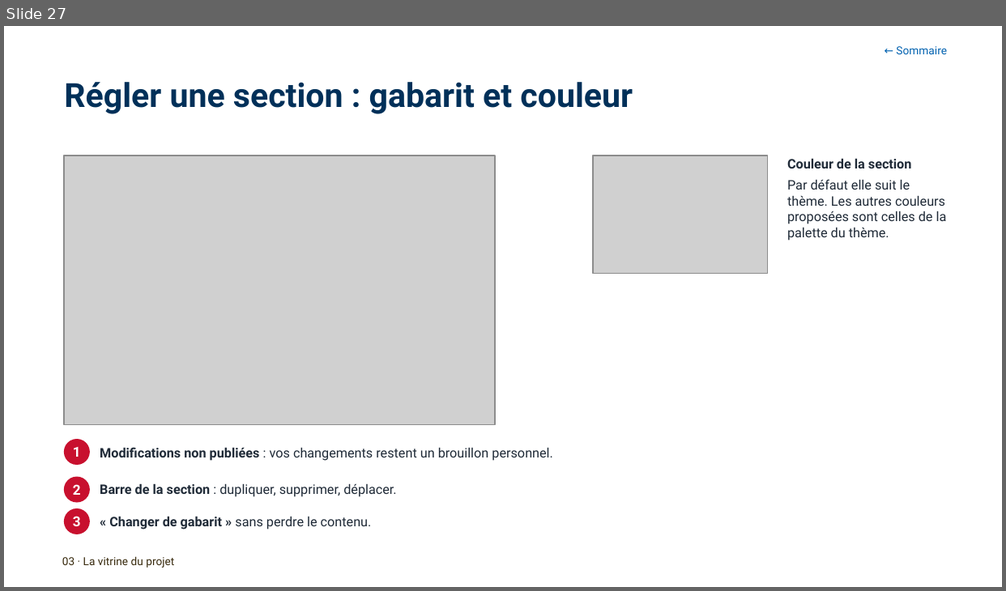
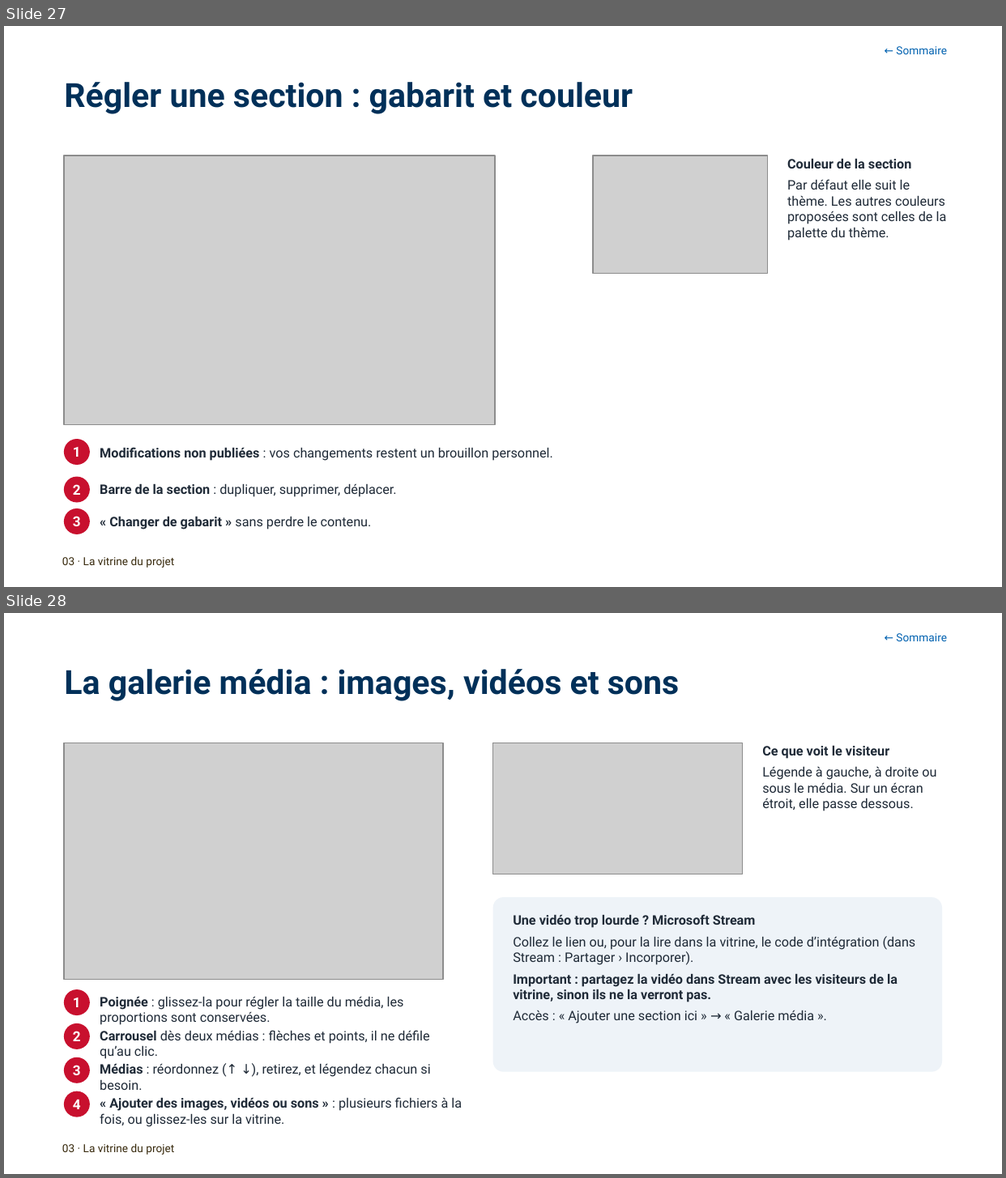
Before and after one commit to antoinelmariel-ux/ProjectNavigator, a slide deck: docs/Project Navigator _ Manuel Chef de Project.pptx. Shown one above the other, each under a label of ours: slide 27 before the commit, slides 27 and 28 after it. The pictures are 1006x591 and 1006x1178 pixels, drawn with LibreOffice and Linux fonts; fonts in the diff are those of the drawing; grey boxes stand for pictures; background and template pictures are left out. Boxes give left, top, right and bottom in pixels: in the first picture for what was removed or moved away, otherwise in the second. Text is boxed around its words. In the diff, an @@ line names an element or a change of style, - is before the commit and + after.

```diff
--- a/docs/Project Navigator _ Manuel Chef de Project.pptx
+++ b/docs/Project Navigator _ Manuel Chef de Project.pptx
@@ slide 28 added at [4,613,1002,1174], background #FFFFFF @@
@@ text added at [896,633,947,641], 8 pt, text #0061B0 @@
+← Sommaire
@@ title added at [64,669,679,701], 24 pt, text #003059, bold @@
+La galerie média : images, vidéos et sons
@@ picture added at [64,743,443,980] @@
@@ picture added at [493,743,743,875] @@
@@ text added at [762,746,936,811], 9.5 pt, text #1F2A37 @@
+Ce que voit le visiteur
+Légende à gauche, à droite ou sous le média. Sur un écran étroit, elle passe dessous.
@@ rounded rectangle added at [493,897,942,1072], fill #EEF3F8 @@
@@ text added at [513,914,916,1024], 9.5 pt, text #1F2A37 @@
+Une vidéo trop lourde ? Microsoft Stream
+Collez le lien ou, pour la lire dans la vitrine, le code d’intégration (dans Stream : Partager › Incorporer).
+Important : partagez la vidéo dans Stream avec les visiteurs de la vitrine, sinon ils ne la verront pas.
+Accès : « Ajouter une section ici » → « Galerie média ».
@@ ellipse added at [64,989,90,1015], fill #C8102E, 10 pt, text #FFFFFF, bold @@
+1
@@ text added at [100,996,404,1025], 9.5 pt, text #1F2A37 @@
+Poignée : glissez-la pour régler la taille du média, les proportions sont conservées.
@@ ellipse added at [64,1024,90,1050], fill #C8102E, 10 pt, text #FFFFFF, bold @@
+2
@@ text added at [100,1030,429,1059], 9.5 pt, text #1F2A37 @@
+Carrousel dès deux médias : flèches et points, il ne défile qu’au clic.
@@ ellipse added at [64,1058,90,1084], fill #C8102E, 10 pt, text #FFFFFF, bold @@
+3
@@ text added at [100,1063,430,1090], 9.5 pt, text #1F2A37 @@
+Médias : réordonnez (↑ ↓), retirez, et légendez chacun si besoin.
@@ ellipse added at [64,1091,90,1117], fill #C8102E, 10 pt, text #FFFFFF, bold @@
+4
@@ text added at [100,1097,462,1127], 9.5 pt, text #1F2A37 @@
+« Ajouter des images, vidéos ou sons » : plusieurs fichiers à la fois, ou glissez-les sur la vitrine.
@@ text added at [62,1144,174,1155], 8 pt, text #37290C @@
+03 · La vitrine du projet
```
Also in this commit, not shown: 4 slides changed.
